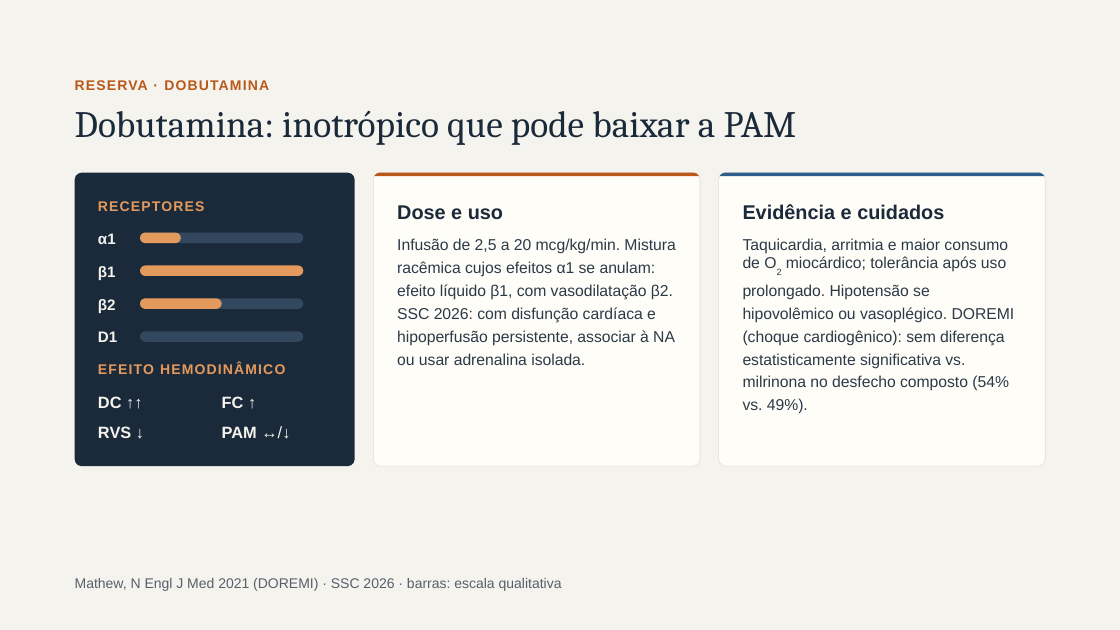
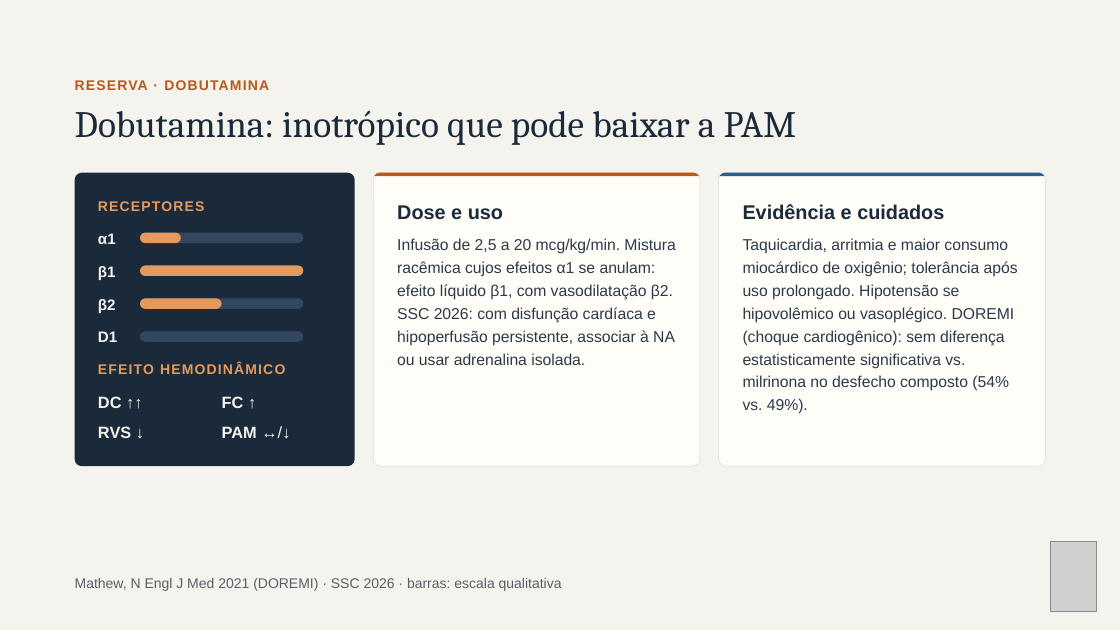
Before and after one commit to brunomoraesdubois-bit/Bruno, a slide deck: slide 19 of apresentacao/Aminas_Vasoativas.pptx (slide 18 before the commit). Drawn at 1120x630 pixels with LibreOffice and Linux fonts; fonts in the diff are those of the drawing; grey boxes stand for pictures. Boxes give left, top, right and bottom in pixels: in the first picture for what was removed or moved away, otherwise in the second. Text is boxed around its words. In the diff, an @@ line names an element or a change of style, - is before the commit and + after.

```diff
--- a/apresentacao/Aminas_Vasoativas.pptx
+++ b/apresentacao/Aminas_Vasoativas.pptx
@@ text at bbox=[743, 238, 1018, 414]: text changed @@
-Taquicardia, arritmia e maior consumo de O2 miocárdico; tolerância após uso prolongado. Hipotensão se hipovolêmico ou vasoplégico. DOREMI (choque cardiogênico): sem diferença estatisticamente significativa vs. milrinona no desfecho composto (54% vs. 49%).
+Taquicardia, arritmia e maior consumo miocárdico de oxigênio; tolerância após uso prolongado. Hipotensão se hipovolêmico ou vasoplégico. DOREMI (choque cardiogênico): sem diferença estatisticamente significativa vs. milrinona no desfecho composto (54% vs. 49%).
@@ picture added at bbox=[1050, 542, 1097, 612] @@
```
Also in this commit, not shown: 27 other slides changed, 1 slide added, 34 other files.
